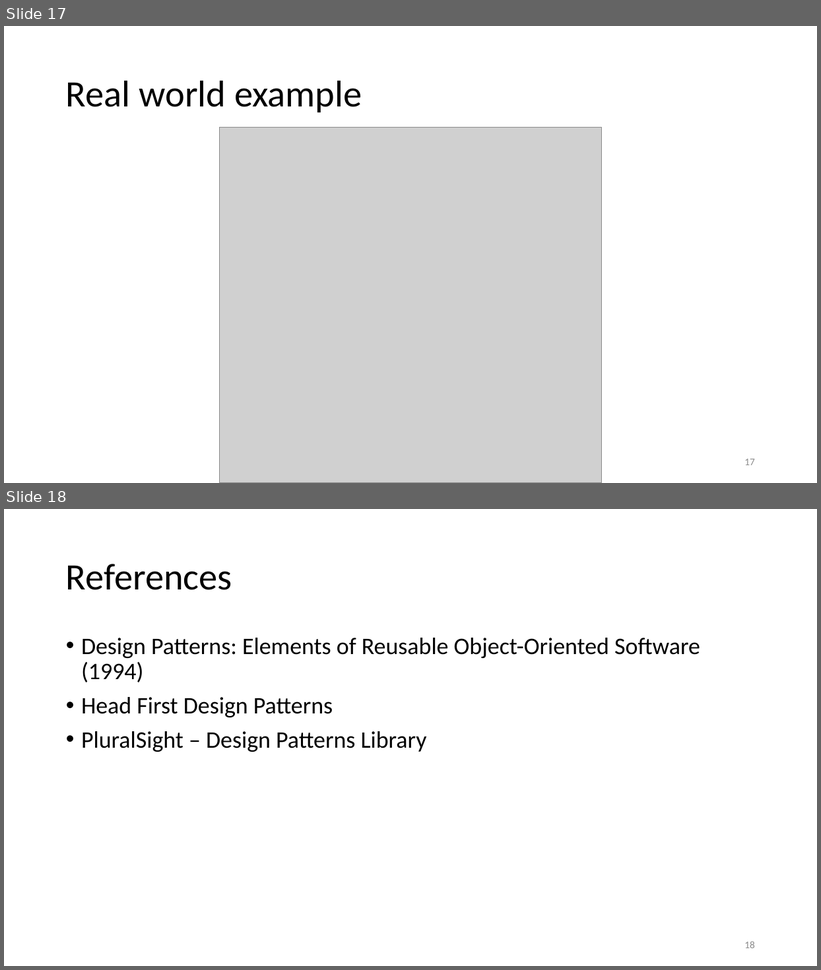
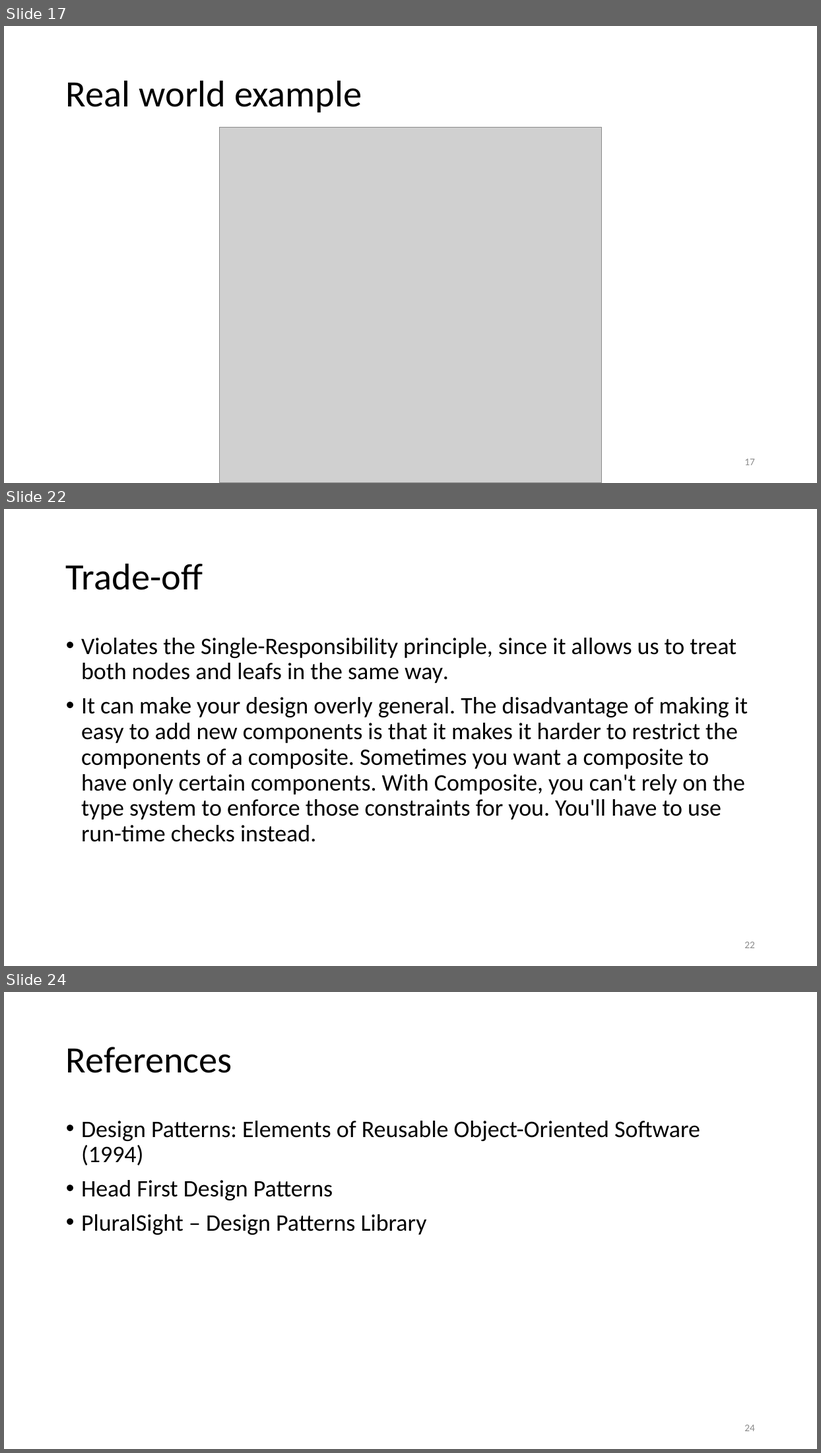
Before and after one commit to esziger/design_patterns, a slide deck: DP02_Bridge_Pattern.pptx. Shown one above the other, each under a label of ours: slides 17 and 18 before the commit, slides 17, 22 and 24 after it; the slides between them are not shown. The pictures are 821x970 and 821x1453 pixels, drawn with LibreOffice and Linux fonts; fonts in the diff are those of the drawing; grey boxes stand for pictures. Boxes give left, top, right and bottom in pixels: in the first picture for what was removed or moved away, otherwise in the second. Text is boxed around its words. In the diff, an @@ line names an element or a change of style, - is before the commit and + after.

```diff
--- a/DP02_Bridge_Pattern.pptx
+++ b/DP02_Bridge_Pattern.pptx
@@ slide 22 added at (4, 509, 817, 966), background #FFFFFF @@
@@ title added at (66, 563, 203, 590), 44 pt, text #000000 @@
+Trade-off
@@ text added at (81, 638, 748, 842), 28 pt, text #000000 @@
+• Violates the Single-Responsibility principle, since it allows us to treat both nodes and leafs in the same way.
+• It can make your design overly general. The disadvantage of making it easy to add new components is that it makes it harder to restrict the components of a composite. Sometimes you want a composite to have only certain components. With Composite, you can't rely on the type system to enforce those constraints for you. You'll have to use run-time checks instead.
@@ page number added at (745, 942, 755, 949), 12 pt, text #8C8C8C @@
+22
@@ what was slide 18 is now slide 24 @@
@@ page number at (745, 1425, 755, 1432): text changed @@
-18
+24
```
Also in this commit, not shown: 4 slides changed, 5 other slides added.
